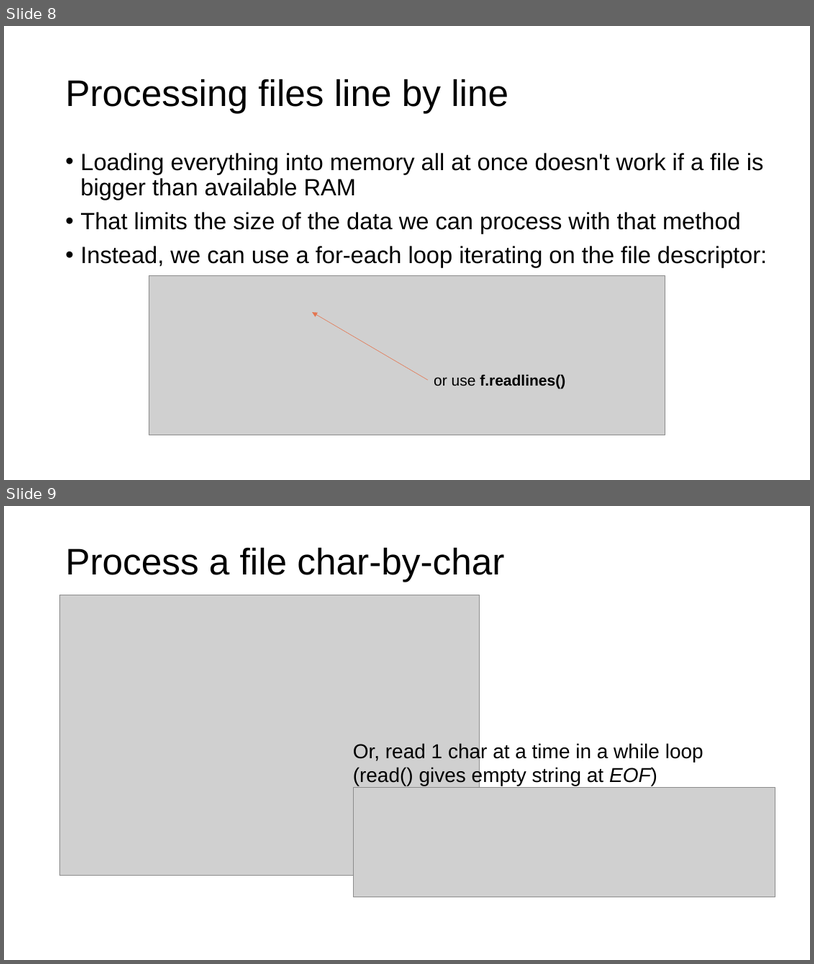
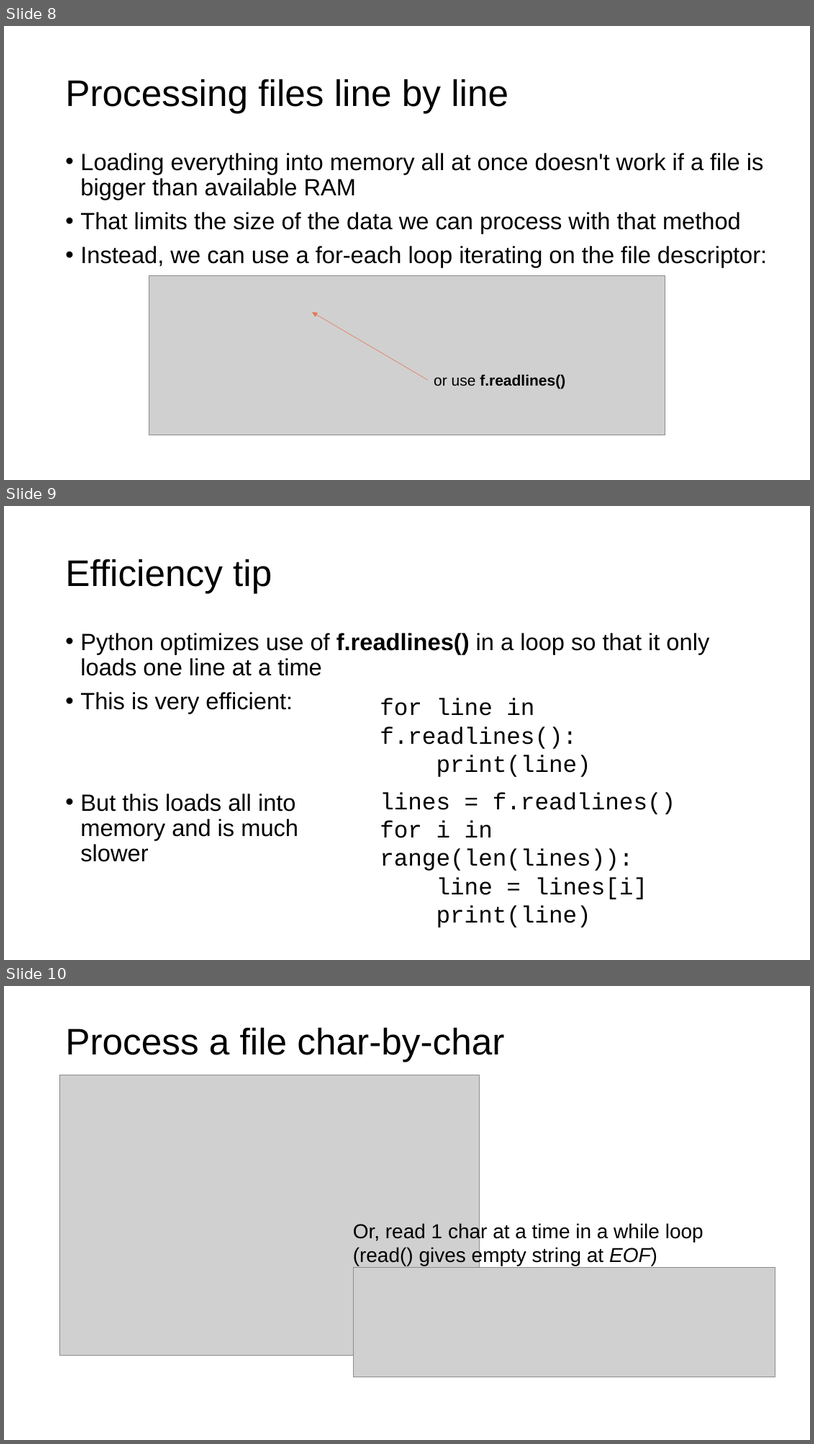
Before and after one commit to parrt/msds501, a slide deck: slides/files.pptx. Shown one above the other, each under a label of ours: slides 8 and 9 before the commit, slides 8, 9 and 10 after it. The pictures are 814x964 and 814x1444 pixels, drawn with LibreOffice and Linux fonts; fonts in the diff are those of the drawing; grey boxes stand for pictures; background and template pictures are left out. Boxes give left, top, right and bottom in pixels: in the first picture for what was removed or moved away, otherwise in the second. Text is boxed around its words. In the diff, an @@ line names an element or a change of style, - is before the commit and + after.

```diff
--- a/slides/files.pptx
+++ b/slides/files.pptx
@@ slide 9 added at box(4, 506, 810, 960), background #FFFFFF @@
@@ title added at box(65, 559, 272, 593), 44 pt, text #000000 @@
+Efficiency tip
@@ text added at box(80, 633, 710, 862), 28 pt, text #000000 @@
+• Python optimizes use of f.readlines() in a loop so that it only loads one line at a time
+• This is very efficient:
+• But this loads all into
+  memory and is much
+  slower
@@ text added at box(380, 698, 592, 777), 28 pt, text #000000 @@
+for line in f.readlines():
+print(line)
@@ text added at box(380, 792, 676, 927), 28 pt, text #000000 @@
+lines = f.readlines()
+for i in range(len(lines)):
+line = lines[i]
+print(line)
@@ what was slide 9 is now slide 10 @@
```
Also in this commit, not shown: 1 slide changed, 2 other files.
